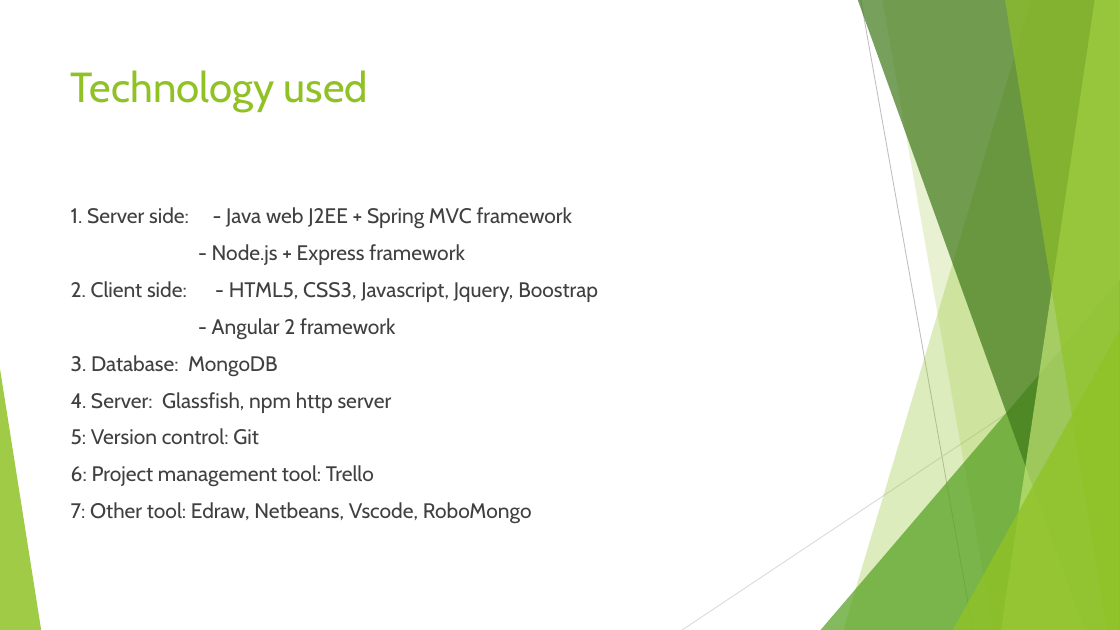
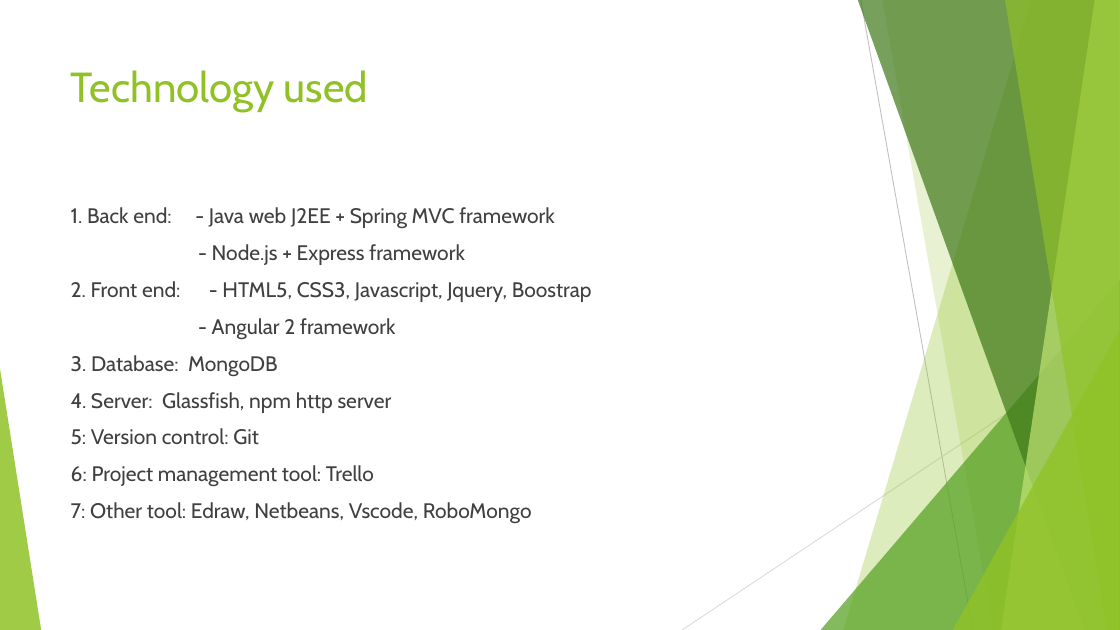
Before and after one commit to dohungcuongdev/thesis-in-process, a slide deck: slide 8 of thesis present.pptx (slide 6 before the commit). Drawn at 1120x630 pixels with LibreOffice and Linux fonts; fonts in the diff are those of the drawing. Boxes give left, top, right and bottom in pixels: in the first picture for what was removed or moved away, otherwise in the second. Text is boxed around its words. In the diff, an @@ line names an element or a change of style, - is before the commit and + after.

```diff
--- a/thesis present.pptx
+++ b/thesis present.pptx
@@ text at (71, 207, 555, 228): text changed @@
-1. Server side: - Java web J2EE + Spring MVC framework
+1. Back end: - Java web J2EE + Spring MVC framework
@@ text at (71, 281, 592, 302): text changed @@
-2. Client side: - HTML5, CSS3, Javascript, Jquery, Boostrap
+2. Front end: - HTML5, CSS3, Javascript, Jquery, Boostrap
```
Also in this commit, not shown: 1 other slide changed, 2 slides added, 2 other files.
